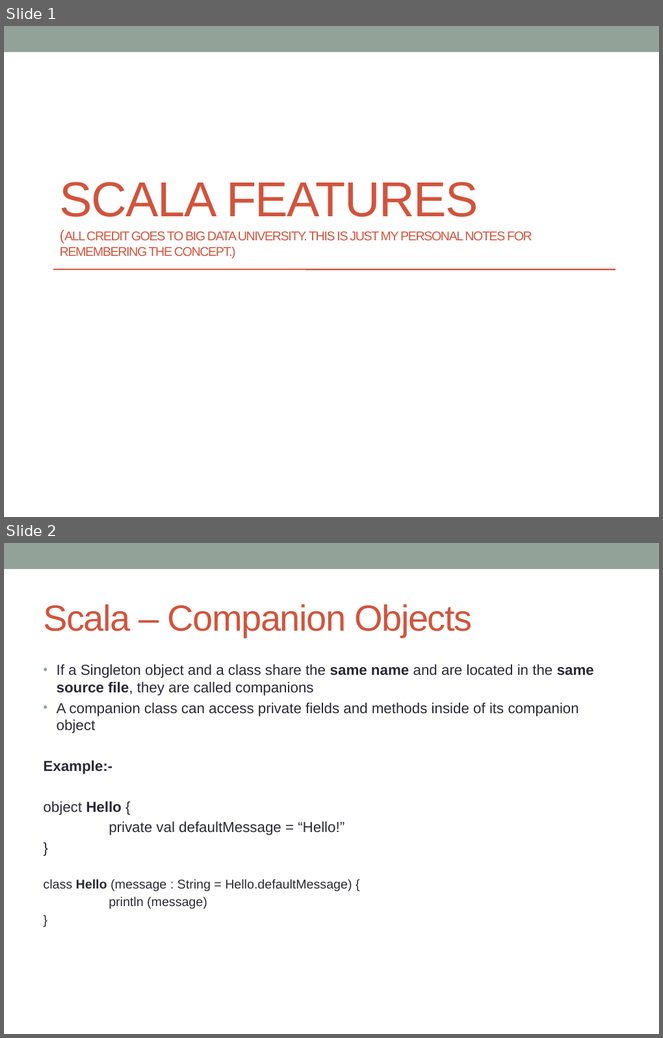
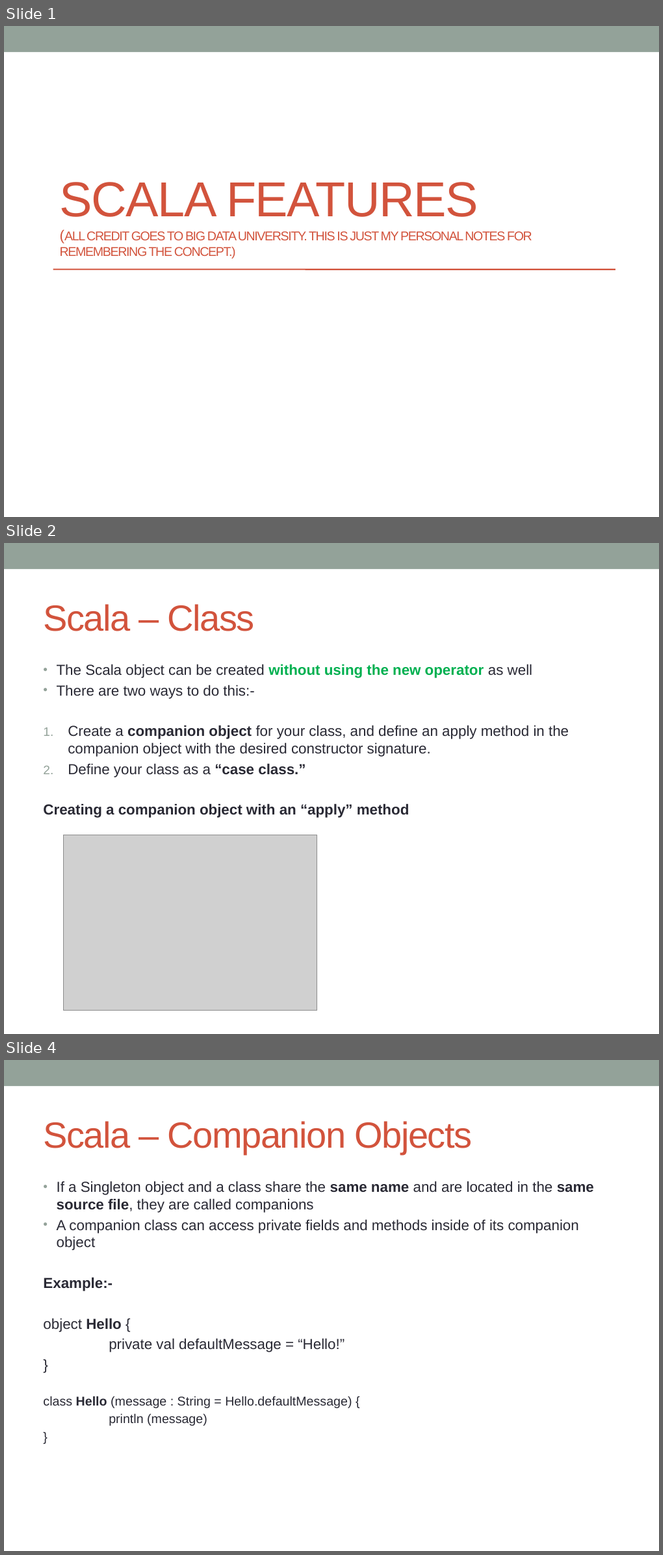
Before and after one commit to notionquest/ProjectDocumentation, a slide deck: Scala_Features.pptx. Shown one above the other, each under a label of ours: slides 1 and 2 before the commit, slides 1, 2 and 4 after it; the slides between them are not shown. The pictures are 663x1038 and 663x1555 pixels, drawn with LibreOffice and Linux fonts; fonts in the diff are those of the drawing; grey boxes stand for pictures. Boxes give left, top, right and bottom in pixels: in the first picture for what was removed or moved away, otherwise in the second. Text is boxed around its words. In the diff, an @@ line names an element or a change of style, - is before the commit and + after.

Commit message:
Infix notation, class with parameters added

```diff
--- a/Scala_Features.pptx
+++ b/Scala_Features.pptx
@@ slide 2 added at (x1=4, y1=543, x2=659, y2=1034), background #FFFFFF; not listed: 1 template element that a slide beside it also shows @@
@@ title added at (x1=43, y1=604, x2=254, y2=631), 40 pt, text #D2533C @@
+Scala – Class
@@ text added at (x1=43, y1=664, x2=569, y2=818), 16 pt, text #292934 @@
+• The Scala object can be created without using the new operator as well
+• There are two ways to do this:-
+1. Create a companion object for your class, and define an apply method in the companion object with the desired constructor signature.
+2. Define your class as a “case class.”
+Creating a companion object with an “apply” method
@@ picture added at (x1=64, y1=835, x2=318, y2=1011) @@
@@ what was slide 2 is now slide 4 @@
```
Also in this commit, not shown: 3 slides changed, 3 other slides added.
